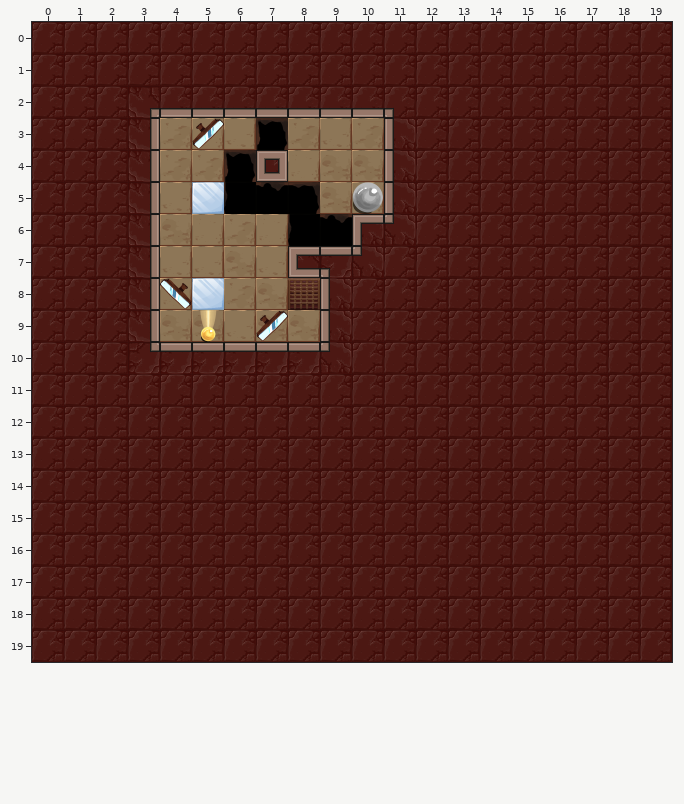
Tiled map: assets/levels/newgrounds_release/g0.tmx. That is the earlier state.
Cells are 128x128 px. Shown: x 0..19, y 0..19.
After:
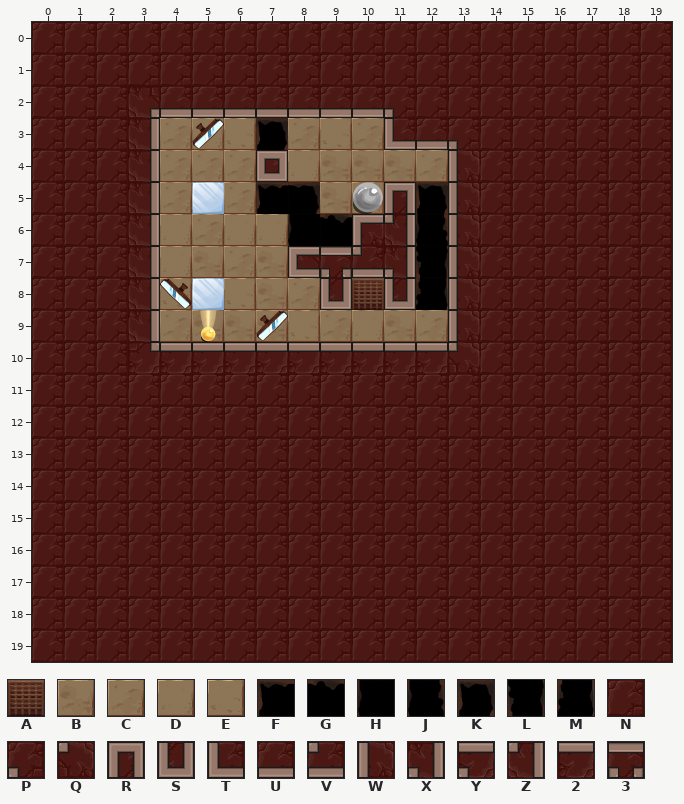
Key: from "exit": A 0; from "floors": B 0, C 1, D 2, E 3; from "holes": F 0, G 1, H 5, J 6, K 7, L 12, M 13; from "walls": N 0, P 1, Q 2, R 5, S 8, T 12, U 20, V 24, W 27, X 29, Y 32, Z 33, 2 34, 3 37.
_ is an empty cell.
Objects are placed by their top-left corner, in cells (3,4 is the top-left corner of cell 3,4); size is 1x1 cell unless given.
Change:
Layer "Floor":
y 4: x 6 _ -> C; x 11..12 __ -> BC
y 5: x 4 E -> C; x 6 _ -> C
y 6: x 4 B -> D
y 7: x 5 E -> B; x 7 E -> B
y 8: x 6 C -> E; x 8 B -> C; x 10 _ -> C
y 9: x 6 E -> B; x 8 B -> E; x 10..12 C__ -> DBC
Layer "Holes":
y 4: x 6 K -> _
y 5: x 6..7 HG -> _F; x 12 _ -> K
y 6: x 12 _ -> J
y 7: x 12 _ -> L
y 8: x 12 _ -> M
Layer "Walls":
y 3: x 11..13 WNN -> TUP
y 4: x 11..13 WNN -> __W
y 5: x 11..13 WNN -> R_W
y 6: x 11..13 QNN -> Z_W
y 7: x 9..13 YQNNN -> 3VX_W
y 8: x 9..13 WNNNN -> S_S_W
y 9: x 9..13 WNNNN -> ____W
y 10: x 9..13 QNNNN -> 2222Q
Layer "Exit":
changed: A "exit" at 8,8 -> A "exit" at 10,8
Changed places in both pictures, as pixel boxes (x1, y1, x2, y2):
changed: (160, 118, 480, 374)
